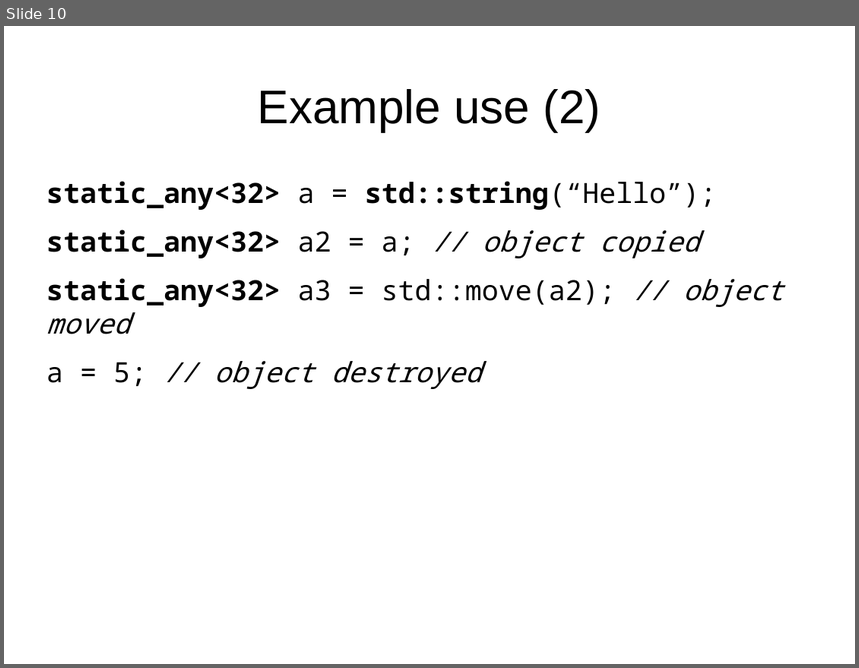
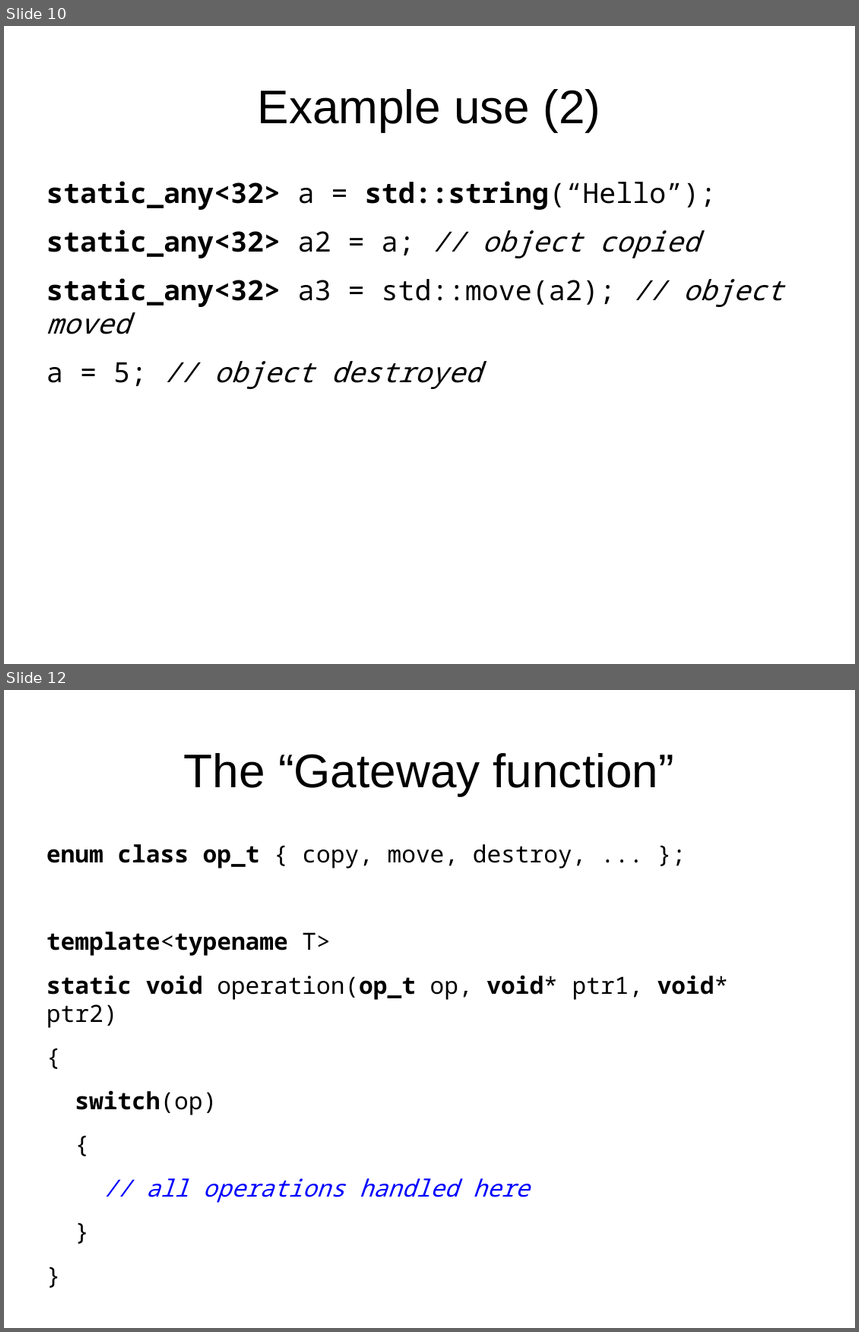
Before and after one commit to david-grs/static_any, a slide deck: static_any-lightning.odp. Shown one above the other, each under a label of ours: slide 10 before the commit, slides 10 and 12 after it; the slides between them are not shown. The pictures are 859x668 and 859x1332 pixels, drawn with LibreOffice and Linux fonts; fonts in the diff are those of the drawing. Boxes give left, top, right and bottom in pixels: in the first picture for what was removed or moved away, otherwise in the second. Text is boxed around its words. In the diff, an @@ line names an element or a change of style, - is before the commit and + after.

```diff
--- a/static_any-lightning.odp
+++ b/static_any-lightning.odp
@@ slide 12 added at (4,690,855,1328), background #FFFFFF @@
@@ title added at (184,753,674,796), 44 pt, text #000000 @@
+The “Gateway function”
@@ text added at (47,844,728,1203), 22.1 pt, text #000000 @@
+enum class op_t { copy, move, destroy, ... };
+template<typename T>
+static void operation(op_t op, void* ptr1, void* ptr2)
+{
+switch(op)
+{
+// all operations handled here
+}
+}
```
Also in this commit, not shown: 1 slide changed, 7 other slides added.
